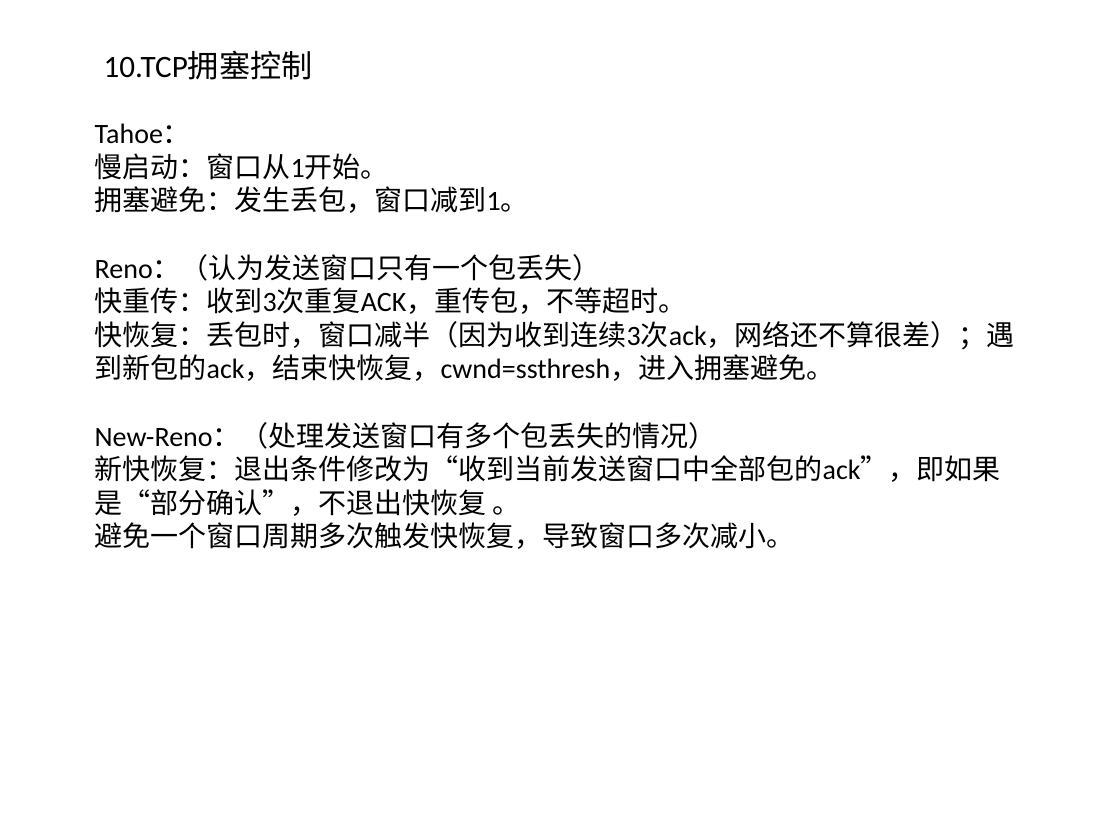
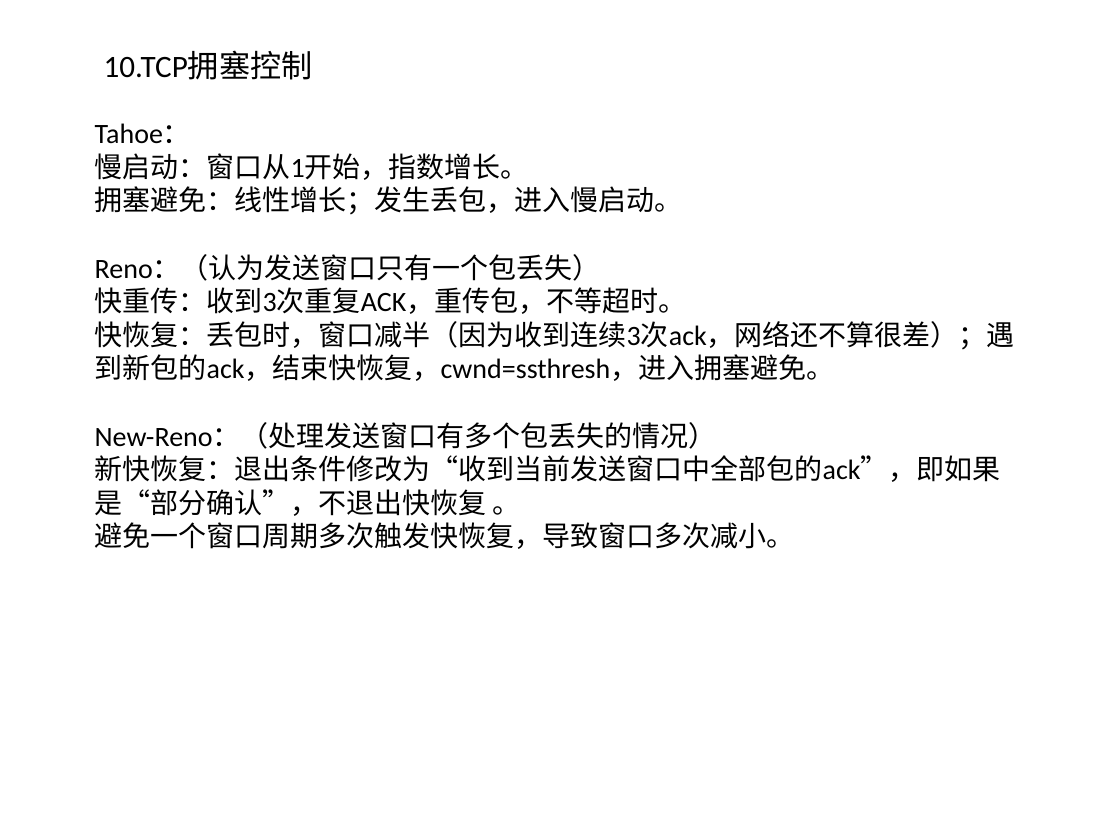
Before and after one commit to willkk/go, a slide deck: slide 13 of algos_summary.pptx. Drawn at 1120x840 pixels with LibreOffice and Linux fonts; fonts in the diff are those of the drawing. Boxes give left, top, right and bottom in pixels: in the first picture for what was removed or moved away, otherwise in the second. Text is boxed around its words. In the diff, an @@ line names an element or a change of style, - is before the commit and + after.

```diff
--- a/algos_summary.pptx
+++ b/algos_summary.pptx
@@ text at [95,153,683,215]: text changed @@
-慢启动：窗口从1开始。
-拥塞避免：发生丢包，窗口减到1。
+慢启动：窗口从1开始，指数增长。
+拥塞避免：线性增长；发生丢包，进入慢启动。
```
Also in this commit, not shown: 4 other slides changed, 1 other file.
